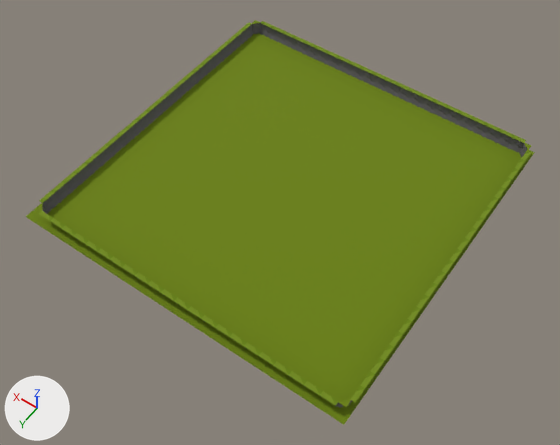
What one commit did to the FBX model Assets/ArtStuff/Meshes/mesh_lowPoly_terrain/Terrain+.fbx.
Rendered twice from a 50 mm lens placed at (-76.1, 110.4, 154.8), pointed at (-3.3, 8.5, -5.3). The lights are fixed; the arrows at lower left show +X, +Y and +Z.

In view in the first picture: 'Terrain+'.
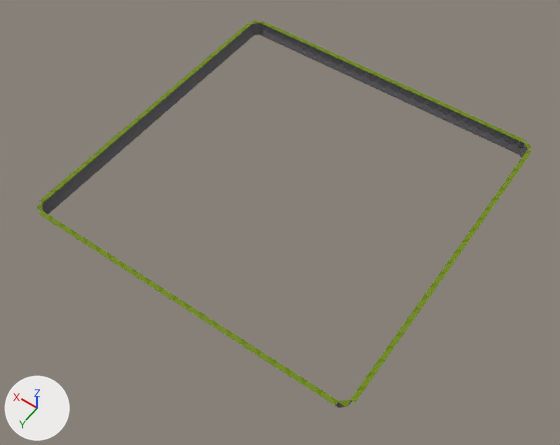
Location of each change, (x1, y1, x2, y2) in pixels of the pictures (560 x 445 px):
'Terrain+', reshaped: before (26, 20, 535, 425); after (36, 20, 532, 408)
part 1 of me_cube_011, deleted (green): before (26, 33, 535, 425)

Patch to the scene script:
```diff
--- a/Assets/ArtStuff/Meshes/mesh_lowPoly_terrain/Terrain+.fbx.py
+++ b/Assets/ArtStuff/Meshes/mesh_lowPoly_terrain/Terrain+.fbx.py
@@ me_cube_011 @@
 me_cube_011.from_pydata(...)  # 7292 vertices, 8097 faces; spans x -48.0..48.0, y -48.0..48.0, z -0.5..3.8
 # used by ob_terrain; location = (0.0, 0.0, 0.0)
+# me_cube_011 part 1: the loose piece of 4 vertices spanning x -48.0..48.0, y -48.0..48.0, z 0.0 is deleted
 me_cube_011.materials.append(mat_material)
```
